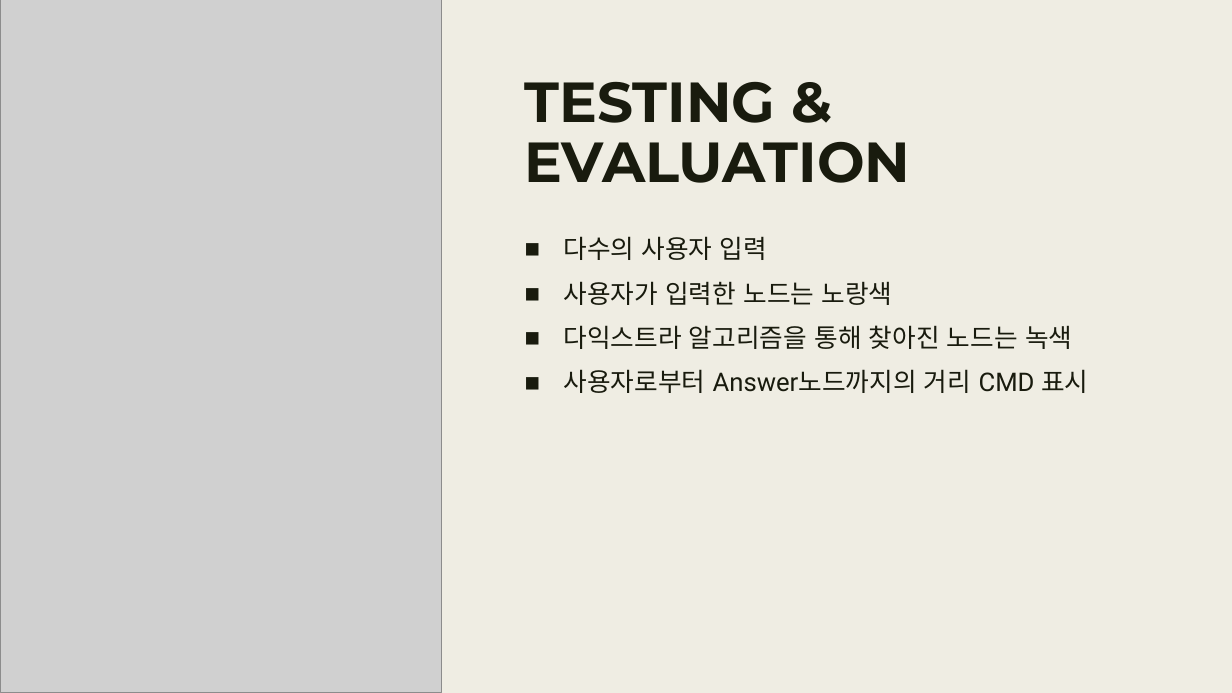
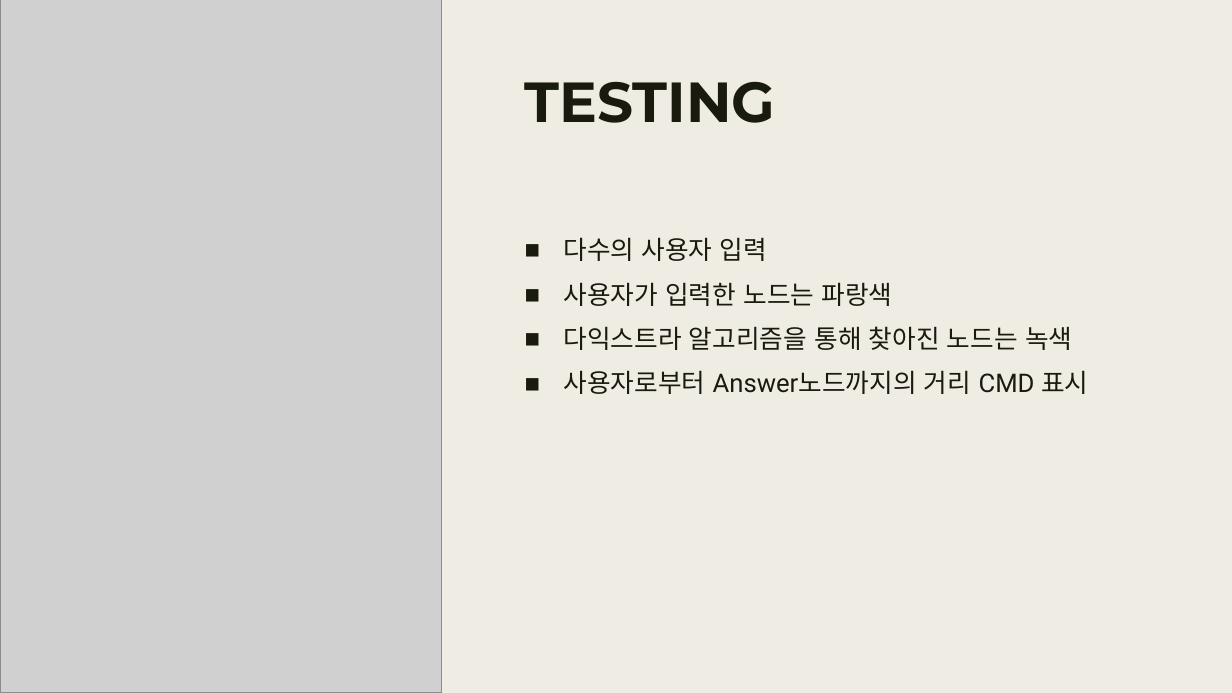
Before and after one commit to comnamu18/SeoulBus, a slide deck: slide 7 of 발표자료/7주차/자구설_7주차_V0.7.pptx. Drawn at 1232x693 pixels with LibreOffice and Linux fonts; fonts in the diff are those of the drawing; grey boxes stand for pictures. Boxes give left, top, right and bottom in pixels: in the first picture for what was removed or moved away, otherwise in the second. Text is boxed around its words. In the diff, an @@ line names an element or a change of style, - is before the commit and + after.

```diff
--- a/발표자료/7주차/자구설_7주차_V0.7.pptx
+++ b/발표자료/7주차/자구설_7주차_V0.7.pptx
@@ title at bbox=[525, 82, 776, 123]: text changed @@
-TESTING &
-EVALUATION
+TESTING
@@ text at bbox=[563, 282, 893, 306]: text changed @@
-■ 사용자가 입력한 노드는 노랑색
+■ 사용자가 입력한 노드는 파랑색
```
Also in this commit, not shown: 3 other slides changed, 2 other files.
